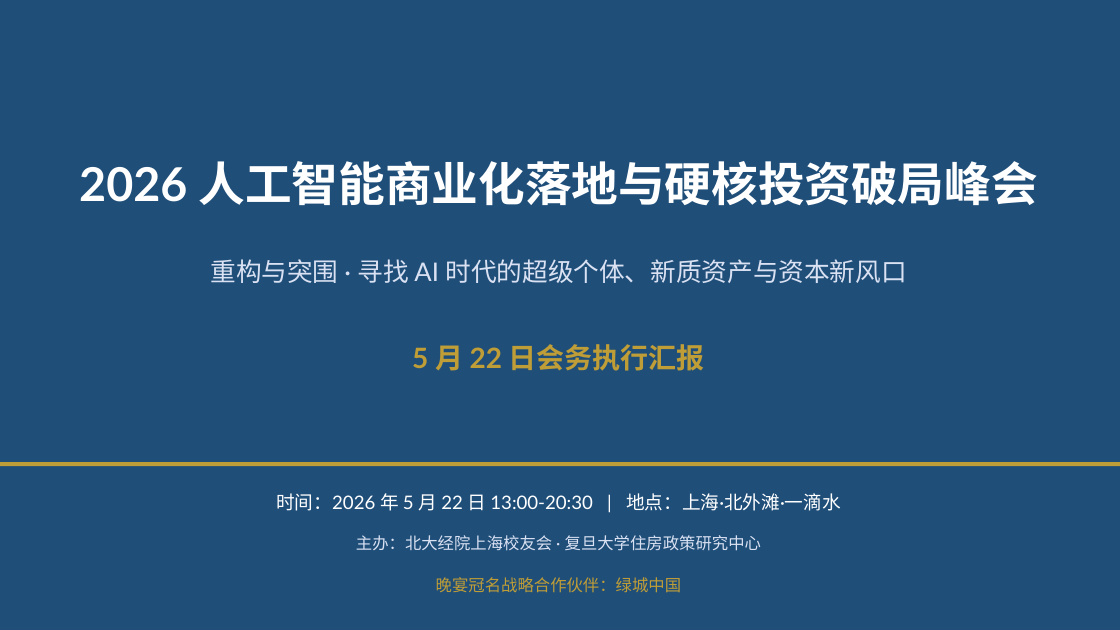
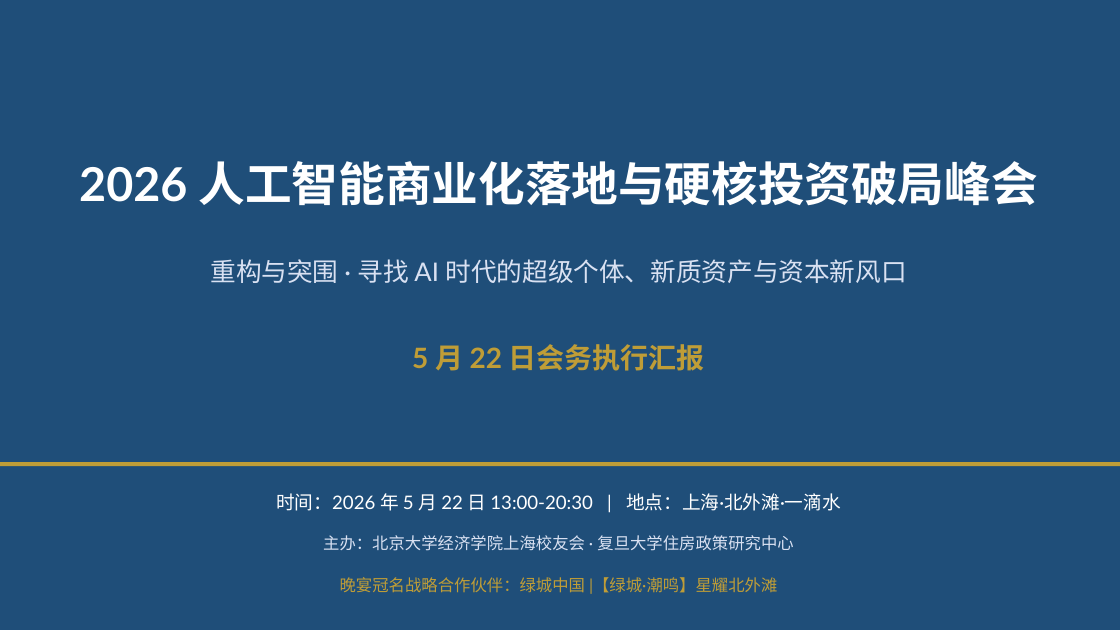
Before and after one commit to hujigang2010-maker/AIDEN, a slide deck: slide 1 of 5月22日峰会/导出文件/2026峰会会务汇报.pptx. Drawn at 1120x630 pixels with LibreOffice and Linux fonts; fonts in the diff are those of the drawing. Boxes give left, top, right and bottom in pixels: in the first picture for what was removed or moved away, otherwise in the second. Text is boxed around its words. In the diff, an @@ line names an element or a change of style, - is before the commit and + after.

```diff
--- a/5月22日峰会/导出文件/2026峰会会务汇报.pptx
+++ b/5月22日峰会/导出文件/2026峰会会务汇报.pptx
@@ text at <box>323,535,793,551</box>: text changed @@
-主办：北大经院上海校友会 · 复旦大学住房政策研究中心
+主办：北京大学经济学院上海校友会 · 复旦大学住房政策研究中心
@@ text at <box>340,577,777,594</box>: text changed @@
-晚宴冠名战略合作伙伴：绿城中国
+晚宴冠名战略合作伙伴：绿城中国 |【绿城·潮鸣】星耀北外滩
```
Also in this commit, not shown: 9 other slides changed, 11 other files.
